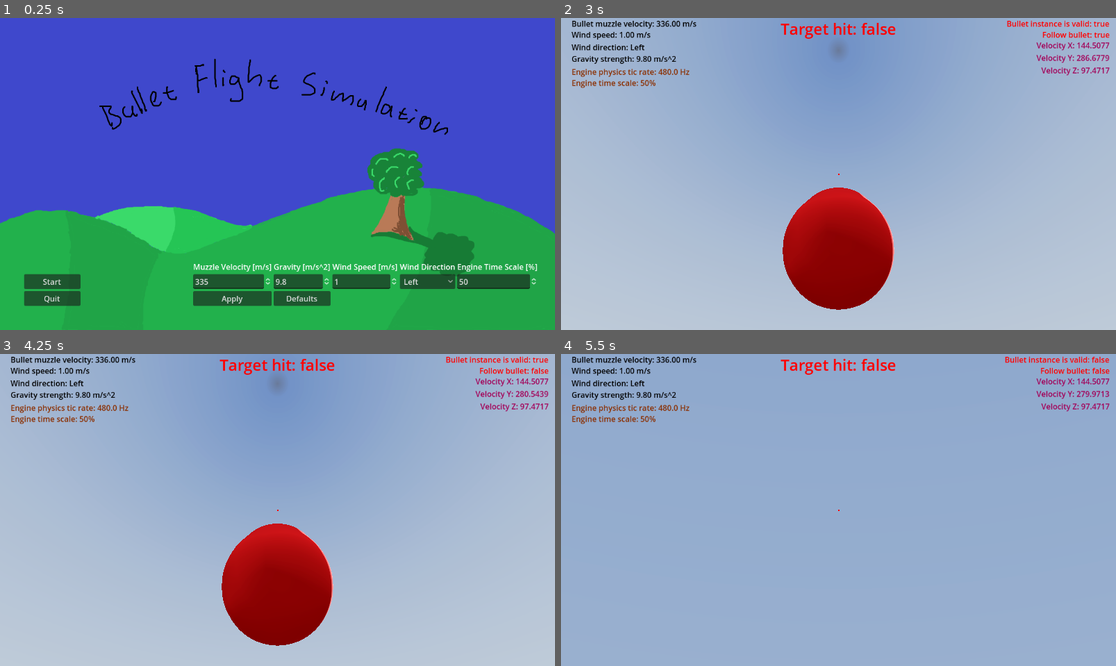
Above: before the commit, frames 1-4 (two rows, left to right).
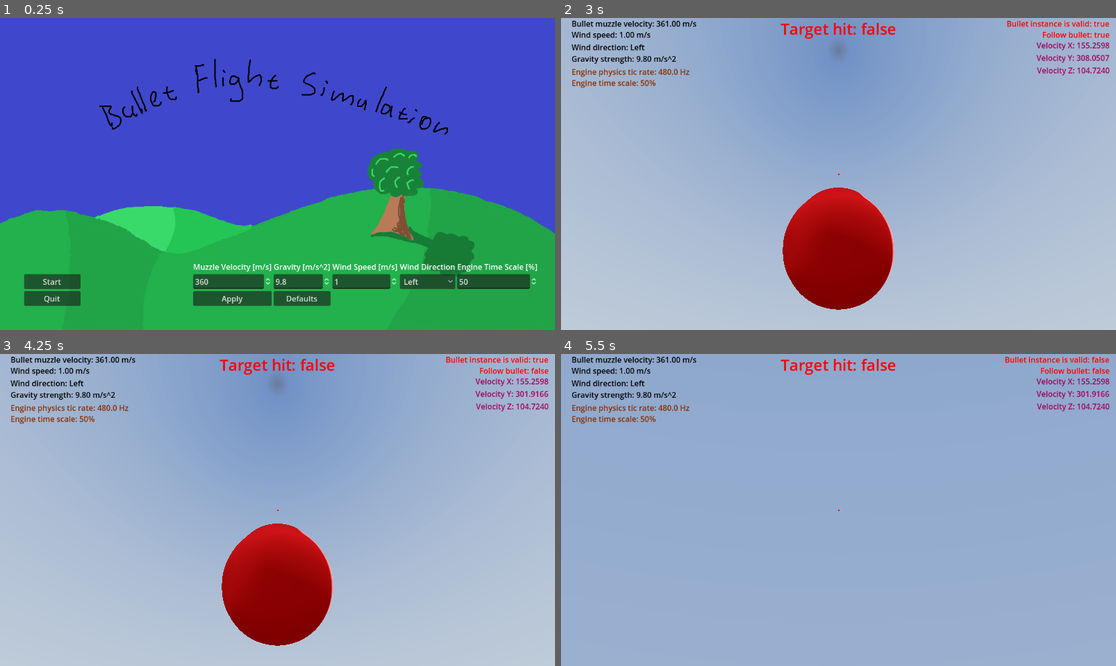
Above: after the commit, the same moments.

Repository: MrJacob252/FSI_bullet_balistics
Game: Godot game, scene res://scenes/main_menu.tscn
Same seed, same stepped clock (60 frames per second), same inputs: the game is played once before the commit and once after it. A sky picture missing from this copy of the repository is replaced by a grey-blue gradient.
Inputs (mouse positions are in pixels of both pictures, inside the frame that each line leads up to):
- Up to frame 1 (0.25 s): no input
- Up to frame 2 (3 s): click "Start" at 0.5 s; tap Enter at 1.25 s; move the mouse to (866, 174) at 1.27 s; hold Page Up (bullet_speed_up) from 1.28 s (still down); right-click (866, 174) at 1.35 s; tap G (reset_gravity) at 2, 2.75 s; move the mouse to (810, 174) at 2.02 s; tap Ctrl (ctrl_mod) at 2.1 s; move the mouse to (849, 167) at 2.77 s; click (849, 167) at 2.85 s
- Up to frame 3 (4.25 s): keep holding Page Up (bullet_speed_up); move the mouse to (271, 516) at 3.52 s; tap E (follow_cam_switch) at 3.6 s
- Up to frame 4 (5.5 s): keep holding Page Up (bullet_speed_up); move the mouse to (877, 513) at 4.27 s; right-click (877, 513) at 4.35 s; tap G (reset_gravity) at 5 s; move the mouse to (794, 506) at 5.02 s; tap Ctrl (ctrl_mod) at 5.1 s

The runs differ from the first frame. In frame 1, less than 0.1% of the frame differs, in the area x 36-38%, y 83-86%; in frame 2, 0.3%; in frame 3, 0.3%, in the area x 17-99%, y 0-94%; in frame 4, 0.3%.

Commit message:
Uploaded report and removed temporary files

Diff:
--- a/scripts/global.gd
+++ b/scripts/global.gd
@@ -1,7 +1,7 @@
 extends Node
 
 ## Default settings variables
-var def_muzzle_speed: float = 335.0
+var def_muzzle_speed: float = 360.0
 var def_gravity: float = 9.8
 var def_wind: float = 1.0
 var def_engine_speed: float = 0.5
Not shown, added: report/Michalica_208897_FSI_project.pdf
